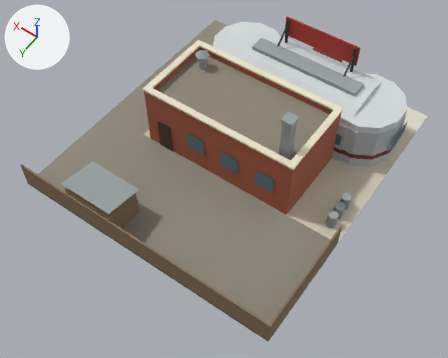
One commit to the glTF model public/models/highstreet_c.glb: the scene before it, then after it.
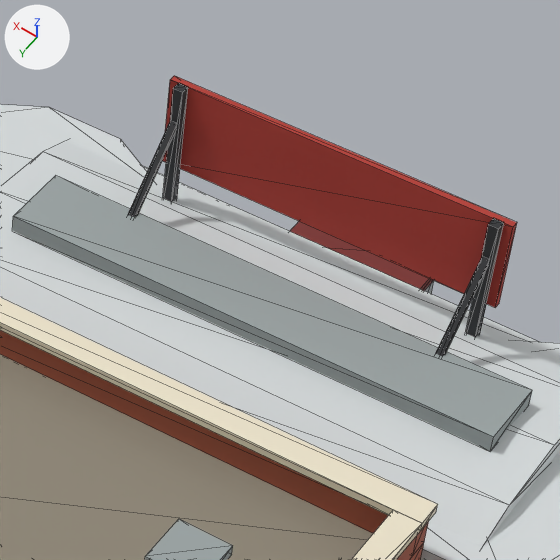
Old and new are each drawn whole from a camera (50 mm lens) standing at (-14.88, 22.24, 30.98) and looking at (-1.22, 3.11, 0.92) and again close up on the part from 56% to 83% of the width and 0% to 34% of the height. Every picture has the same lights, and +X, +Y and +Z are marked at upper left. The older version's two pictures come first. The close-ups show mesh edges as thin lines. Vertices at exactly the same position are counted once.

Objects in the first close-up: 'highstreet_c'.
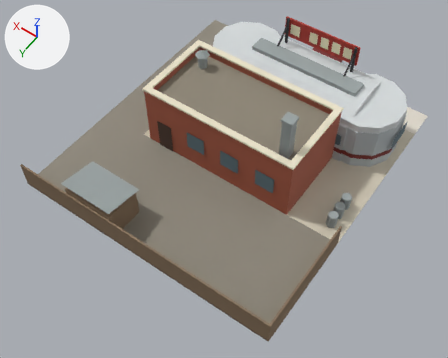
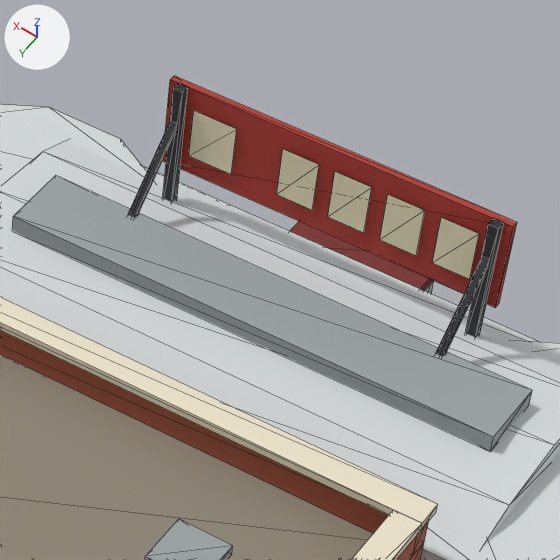
The change, as a diff of the scene's bpy script:
```diff
--- a/public/models/highstreet_c.glb.py
+++ b/public/models/highstreet_c.glb.py
@@ me_highstreet_c @@
 # used by ob_highstreet_c; location = (0.0, 0.0, 0.0)
-me_highstreet_c.from_pydata(...)  # 496 vertices, 770 faces; spans x -9.0..9.0, y -10.0..10.0, z 0.0..6.9
+me_highstreet_c.from_pydata(...)  # 516 vertices, 780 faces; spans x -9.0..9.0, y -10.0..10.0, z 0.0..6.9
+# me_highstreet_c part 1
+# 10 vertices are added at x -3.8..0.6, y -7.0, z 4.6
+# 10 new vertices lie (0.0, 0.0, 0.8) away from vertices in x -3.8..0.6, y -7.0, z 4.6
+# 10 new faces join them, mat_win_sign_cream (beige #f0e6c4)
 me_highstreet_c.materials.append(mat_td_paving)
```

Pixel boxes [x1, y1, x2, y2] of what changed, in the close-ups (560 x 560 px):
part 1 of me_highstreet_c, added (beige)
    after: [189, 111, 479, 279]
